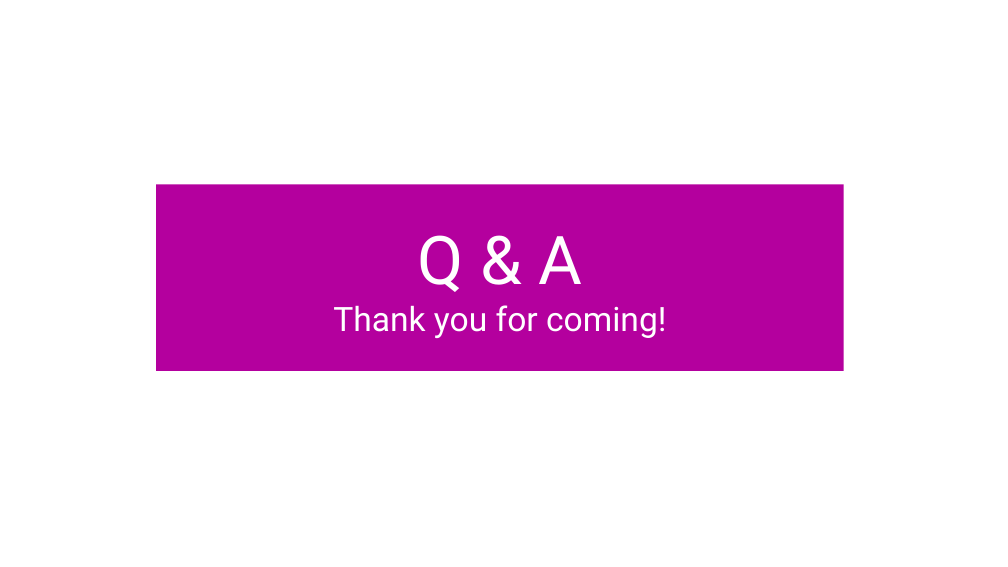
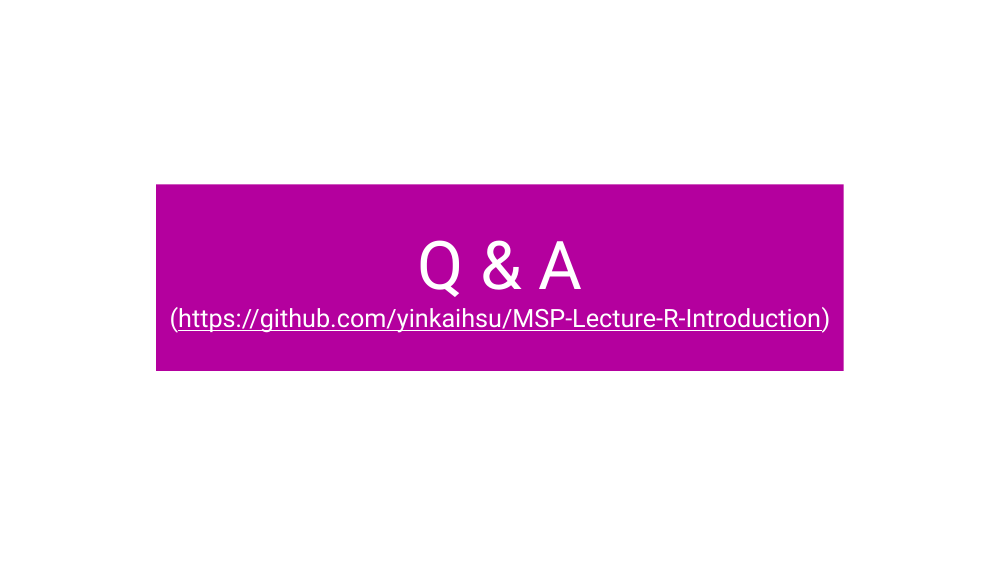
Before and after one commit to yinkaihsu/MSP-Lecture-R-Introduction, a slide deck: slide 22 of MSP_RIntoduction_IanHsu_20171025.pptx. Drawn at 1008x567 pixels with LibreOffice and Linux fonts; fonts in the diff are those of the drawing; background and template pictures are left out. Boxes give left, top, right and bottom in pixels: in the first picture for what was removed or moved away, otherwise in the second. Text is boxed around its words. In the diff, an @@ line names an element or a change of style, - is before the commit and + after.

```diff
--- a/MSP_RIntoduction_IanHsu_20171025.pptx
+++ b/MSP_RIntoduction_IanHsu_20171025.pptx
@@ text in rectangle at box(170, 307, 831, 333): text changed; size 24 to 18 pt @@
-Thank you for coming!
+(https://github.com/yinkaihsu/MSP-Lecture-R-Introduction)
```
Also in this commit, not shown: 1 other slide changed, 1 slide added, 1 slide removed.
